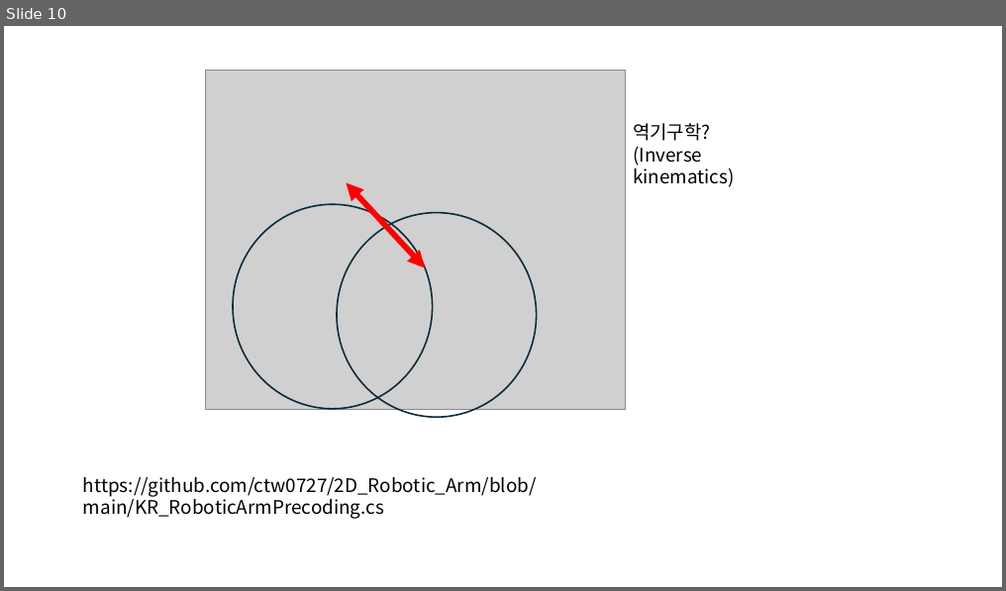
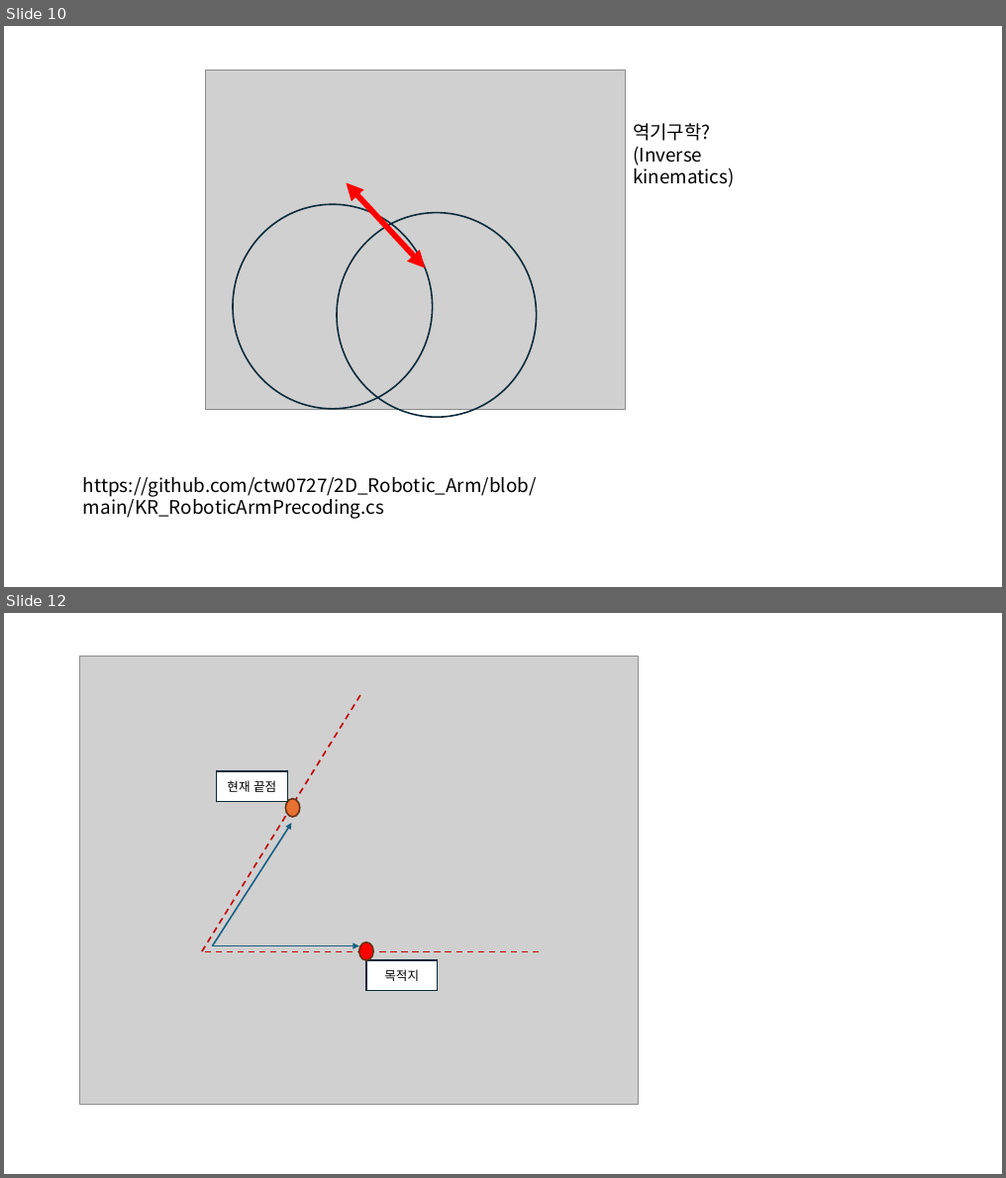
Before and after one commit to Naiery0/Winform_RobotArmUI, a slide deck: Control Design PPT.pptx. Shown one above the other, each under a label of ours: slide 10 before the commit, slides 10 and 12 after it; the slides between them are not shown. The pictures are 1006x591 and 1006x1178 pixels, drawn with LibreOffice and Linux fonts; fonts in the diff are those of the drawing; grey boxes stand for pictures. Boxes give left, top, right and bottom in pixels: in the first picture for what was removed or moved away, otherwise in the second. Text is boxed around its words. In the diff, an @@ line names an element or a change of style, - is before the commit and + after.

```diff
--- a/Control Design PPT.pptx
+++ b/Control Design PPT.pptx
@@ slide 12 added at box(4, 613, 1002, 1174), background #FFFFFF @@
@@ group added at box(80, 657, 639, 1106): 2 lines, 2 ellipses, 2 arrows, 2 rectangles, 1 picture @@
+현재 끝점
+목적지
```
Also in this commit, not shown: 2 other slides added, 1 slide removed, 17 other files.
